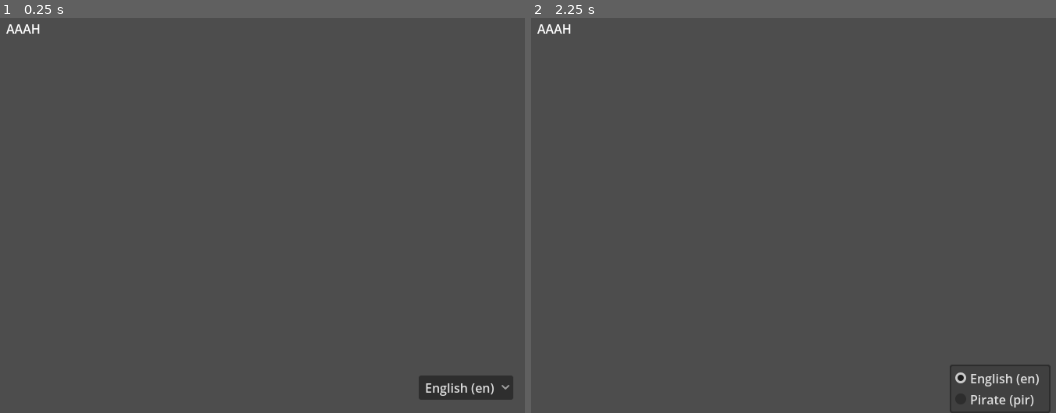
Above: before the commit, frames 1-2 (left to right).
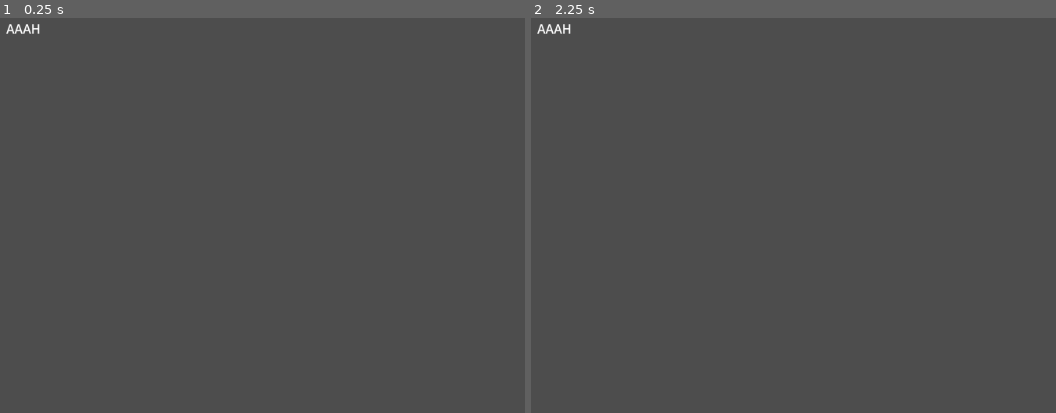
Above: after the commit, the same moments.

Repository: Nathan3-14/grimoire-nea
Game: Godot game, scene res://scenes/main.tscn
Same seed, same stepped clock (60 frames per second), same inputs: the game is played once before the commit and once after it.
Inputs (mouse positions are in pixels of both pictures, inside the frame that each line leads up to):
- Up to frame 1 (0.25 s): no input
- Up to frame 2 (2.25 s): click (998, 389) at 0.5 s, where only the run before the commit has a clickable "English (en)"; click (998, 389) at 1.25 s, where only the run before the commit has a clickable "English (en)"; click (998, 389) at 2 s, where only the run before the commit has a clickable "English (en)"

The runs differ from the first frame. In frame 1, 1.0% of the frame differs, in the area x 79-98%, y 90-97%; in frame 2, 0.5%.

Commit message:
Started converting ability resolver to gdscript

Diff:
--- a/project/project.godot
+++ b/project/project.godot
@@ -20,10 +20,6 @@
 window/size/viewport_width=1024
 window/size/viewport_height=720
 
-[internationalization]
-
-locale/translations=PackedStringArray("res://translations/translations.en.translation", "res://translations/translations.pir.translation")
-
 [physics]
 
 3d/physics_engine="Jolt Physics"
--- /dev/null
+++ b/project/scenes/ability_testing.tscn
@@ -0,0 +1,6 @@
+[gd_scene format=3 uid="uid://d3vscupwwnho4"]
+
+[ext_resource type="Script" uid="uid://dmuw558evohkl" path="res://scripts/ability_testing.gd" id="1_f5x3v"]
+
+[node name="AbilityTesting" type="Node2D" unique_id=568237001]
+script = ExtResource("1_f5x3v")
--- /dev/null
+++ b/project/scenes/custom_nodes/player.tscn
@@ -0,0 +1,6 @@
+[gd_scene format=3 uid="uid://da0kt5sho1m72"]
+
+[ext_resource type="Script" uid="uid://6kigtqkjcodv" path="res://scripts/custom_nodes/player.gd" id="1_xban6"]
+
+[node name="Player" type="Node2D" unique_id=17536898]
+script = ExtResource("1_xban6")
--- a/project/scenes/main.tscn
+++ b/project/scenes/main.tscn
@@ -1,8 +1,8 @@
 [gd_scene format=3 uid="uid://cwjgb3g4j2qtc"]
 
-[ext_resource type="Script" uid="uid://bi1g2jnpls052" path="res://scripts/language_selection.gd" id="1_o5qli"]
 [ext_resource type="Script" uid="uid://c5rspljxit30m" path="res://scripts/custom_nodes/url_rect.gd" id="2_0wfyh"]
 [ext_resource type="Texture2D" uid="uid://b1ybh516sl2ep" path="res://resources/default_texture.png" id="2_sugp2"]
+[ext_resource type="PackedScene" uid="uid://d3vscupwwnho4" path="res://scenes/ability_testing.tscn" id="4_jyhfs"]
 
 [node name="Main" type="Node2D" unique_id=1618479902]
 
@@ -11,20 +11,6 @@
 anchors_preset = 0
 offset_right = 40.0
 offset_bottom = 40.0
-
-[node name="LanguageSelection" type="OptionButton" parent="Overlay" unique_id=52940782]
-layout_mode = 0
-offset_left = 376.0
-offset_top = 312.0
-offset_right = 497.0
-offset_bottom = 343.0
-selected = 0
-item_count = 2
-popup/item_0/text = "English (en)"
-popup/item_0/id = 0
-popup/item_1/text = "Pirate (pir)"
-popup/item_1/id = 1
-script = ExtResource("1_o5qli")
 
 [node name="Label" type="Label" parent="Overlay" unique_id=425225117]
 layout_mode = 0
@@ -72,13 +58,7 @@
 texture = ExtResource("2_sugp2")
 expand_mode = 2
 script = ExtResource("2_0wfyh")
-url = "https://raw.githubusercontent.com/Nathan3-14/botc/refs/heads/main/icons/trouble_brewing/Icon_baron.png"
+url = "https://raw.githubusercontent.com/tomozbot/botc-icons/refs/heads/main/PNG/baron.png"
 metadata/_custom_type_script = "uid://c5rspljxit30m"
 
-[node name="HaveAtimer" type="Control" parent="." unique_id=1460496695]
-layout_mode = 3
-anchors_preset = 0
-offset_right = 40.0
-offset_bottom = 40.0
-
-[connection signal="item_selected" from="Overlay/LanguageSelection" to="Overlay/LanguageSelection" method="_on_item_selected"]
+[node name="AbilityTesting" parent="." unique_id=568237001 instance=ExtResource("4_jyhfs")]
--- /dev/null
+++ b/project/scripts/ability_testing.gd
@@ -0,0 +1,77 @@
+extends Node2D
+
+var reminder_regex = RegEx.create_from_string(r"^[\@\*\%][a-zA-Z_]+")
+var compare_split_regex = RegEx.create_from_string(r"(?<=[\|&])|(?=[\|&])")
+var compare_split_regex_2 = RegEx.create_from_string(r"([\|&])|(([a-zA-Z0-9@]+)(?=[\|&]))|((?<=[\|&])([a-zA-Z0-9@]+))|(^[a-zA-Z0-9@]+$)")
+
+#used from https://docs.godotengine.org/en/stable/classes/class_regex.html
+func re_split(pattern: RegEx, input: String):
+	var results = []
+	for result in pattern.search_all(input):
+		results.push_back(result.get_string())
+	if results == []: return [input]
+	else: return results
+
+func pick(count: int=1) -> Player:
+	#TODO Implement actually picking players
+	var test_player = Player.new()
+	test_player.alignment = "good"
+	test_player.type = "outsider"
+	return test_player
+
+#TODO DOCUMENT FULLY
+func compare(parent_character: String, object, comparator: String, value) -> bool:
+	var result = false
+	match comparator:
+		"==":
+			result = str(object) == str(value)
+		"!=":
+			result = str(object) != str(value)
+		"<=":
+			result = int(object) <= int(value)
+		">=":
+			result = int(object) >= int(value)
+		"<":
+			result = int(object) < int(value)
+		">":
+			result = int(object) > int(value)
+
+		"is":
+			var mode = "|" #can only be "|" or "&"
+			print(re_split(compare_split_regex_2, value))
+			for compare_part in re_split(compare_split_regex_2, value):
+				print(compare_part)
+				#? Ran if `compare_part` is a reminder, denoted by "(@*%)name"
+				var match_object = reminder_regex.search(compare_part)
+				if match_object:
+					match mode:
+						"&":
+							result = result and object.has_reminder(parent_character, match_object.get_string())
+						"|":
+							result = result or object.has_reminder(parent_character, match_object.get_string())
+
+				#? Ran if if it an alignment
+				elif compare_part in ["good", "evil"]:
+					match mode:
+						"&":
+							result = result and object.alignment == compare_part
+						"|":
+							result = result or object.alignment == compare_part
+
+				#? Ran if it is a type of character
+				elif compare_part in ["townsfolk", "outsider", "minion", "demon"]:
+					match mode:
+						"&":
+							result = result and object.type == compare_part
+						"|":
+							result = result or object.type == compare_part
+
+				elif compare_part in ["|", "&"]:
+					mode = compare_part
+
+		_:
+			print("ERR: Unrecognised comparator " + comparator)
+	return result
+
+func _ready():
+	print(compare("imp", pick(1), "is", "evil&outsider"))
--- /dev/null
+++ b/project/scripts/custom_nodes/player.gd
@@ -0,0 +1,8 @@
+extends Node2D
+class_name Player
+
+@export var type: String #Can only be townsfolk, outsider, minion, demon or traveller
+@export var alignment: String #Can only be good or evil
+
+func has_reminder(parent_character: String, reminder_text: String) -> bool:
+	return true
--- a/project/scripts/language_selection.gd
+++ /dev/null
@@ -1,24 +0,0 @@
-extends OptionButton
-
-var id_to_language = {
-	0: "en",
-	1: "pir"
-}
-
-var language_to_id = {
-	"en": 0,
-	"pir": 1 # will never be used
-}
-
-# Called when the node enters the scene tree for the first time.
-func _ready() -> void:
-	selected = language_to_id[TranslationServer.get_locale().split("_")[0]]
-
-
-# Called every frame. 'delta' is the elapsed time since the previous frame.
-func _process(delta: float) -> void:
-	pass
-
-
-func _on_item_selected(index: int) -> void:
-	TranslationServer.set_locale(id_to_language[index])
--- /dev/null
+++ b/project/scripts/main.gd
@@ -0,0 +1,8 @@
+extends Node2D
+
+func _ready():
+	var test = "nullnasiof"
+	if test:
+		print("yes")
+	else:
+		print("no")
--- a/project/translations/translations.csv
+++ /dev/null
@@ -1,2 +0,0 @@
-keys,en,pir
-&new_grim,New Grim,New Grim
Not shown, added: project/scripts/ability_testing.gd.uid
Not shown, added: project/scripts/custom_nodes/player.gd.uid
Not shown, removed: project/scripts/language_selection.gd.uid
Not shown, added: project/scripts/main.gd.uid
Not shown, removed: project/translations/translations.csv.import
Binary file removed: project/translations/translations.en.translation
Binary file removed: project/translations/translations.pir.translation
